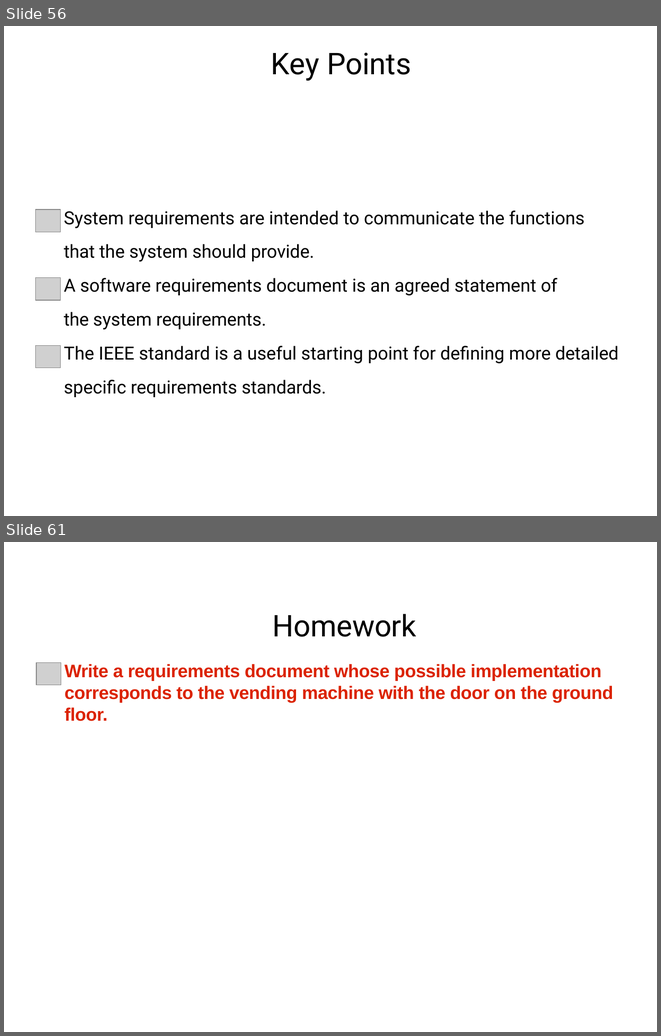
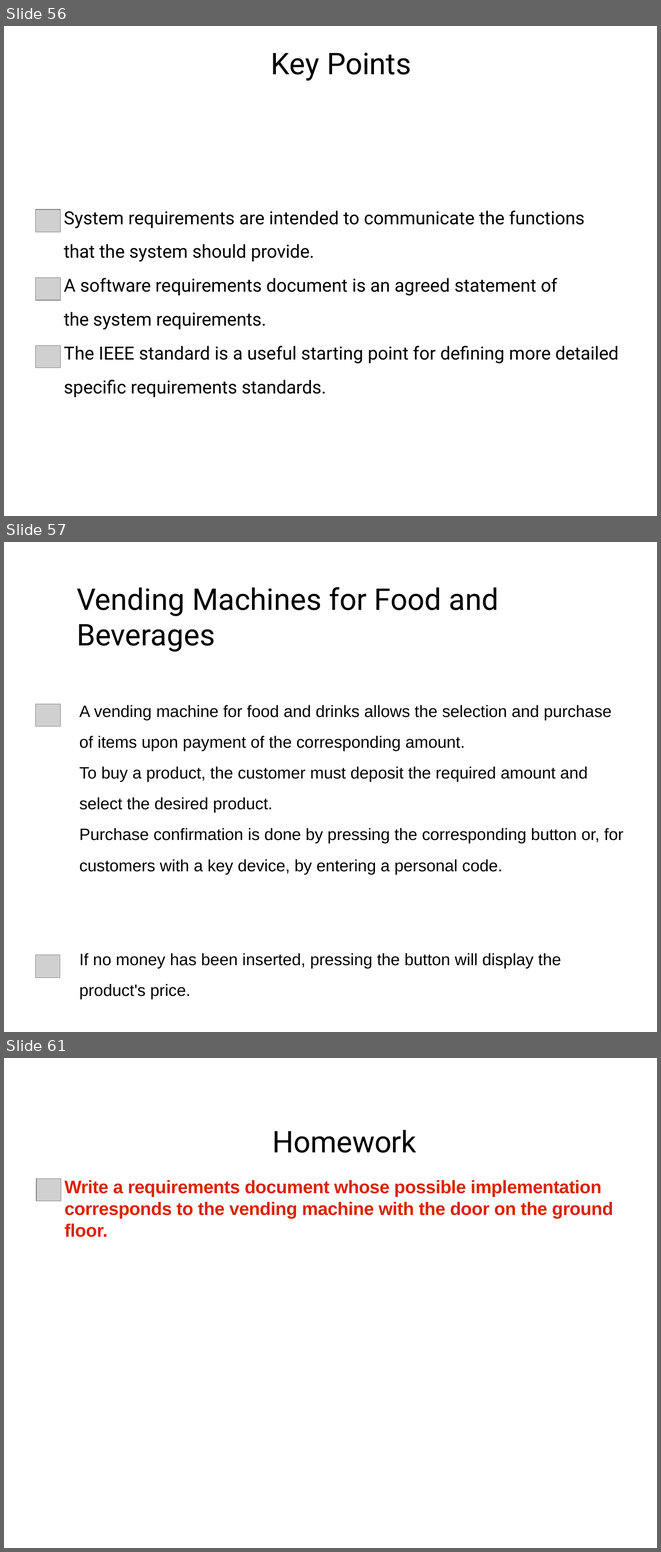
Before and after one commit to mutanganajoseph/Documents, a slide deck: auca/Sem-3/softwareEngineering/Lecture/Lecture 4 Requirements.pptx. Shown one above the other, each under a label of ours: slides 56 and 61 before the commit, slides 56, 57 and 61 after it; the slides between them are not shown. The pictures are 661x1036 and 661x1552 pixels, drawn with LibreOffice and Linux fonts; fonts in the diff are those of the drawing; grey boxes stand for pictures. Boxes give left, top, right and bottom in pixels: in the first picture for what was removed or moved away, otherwise in the second. Text is boxed around its words. In the diff, an @@ line names an element or a change of style, - is before the commit and + after.

```diff
--- a/auca/Sem-3/softwareEngineering/Lecture/Lecture 4 Requirements.pptx
+++ b/auca/Sem-3/softwareEngineering/Lecture/Lecture 4 Requirements.pptx
@@ slide 57 added at [4,542,657,1032], background #FFFFFF @@
@@ title added at [77,587,498,652], 36.3 pt, text #000000 @@
+Vending Machines for Food and Beverages
@@ picture added at [35,704,60,726] @@
@@ text added at [79,705,623,999], 20 pt, text #000000 @@
+A vending machine for food and drinks allows the selection and purchase of items upon payment of the corresponding amount.
+To buy a product, the customer must deposit the required amount and select the desired product.
+Purchase confirmation is done by pressing the corresponding button or, for customers with a key device, by entering a personal code.
+If no money has been inserted, pressing the button will display the product's price.
@@ picture added at [35,955,60,978] @@
```
Also in this commit, not shown: 4 slides changed, 3 other slides added, 4 slides removed, 13 other files.
